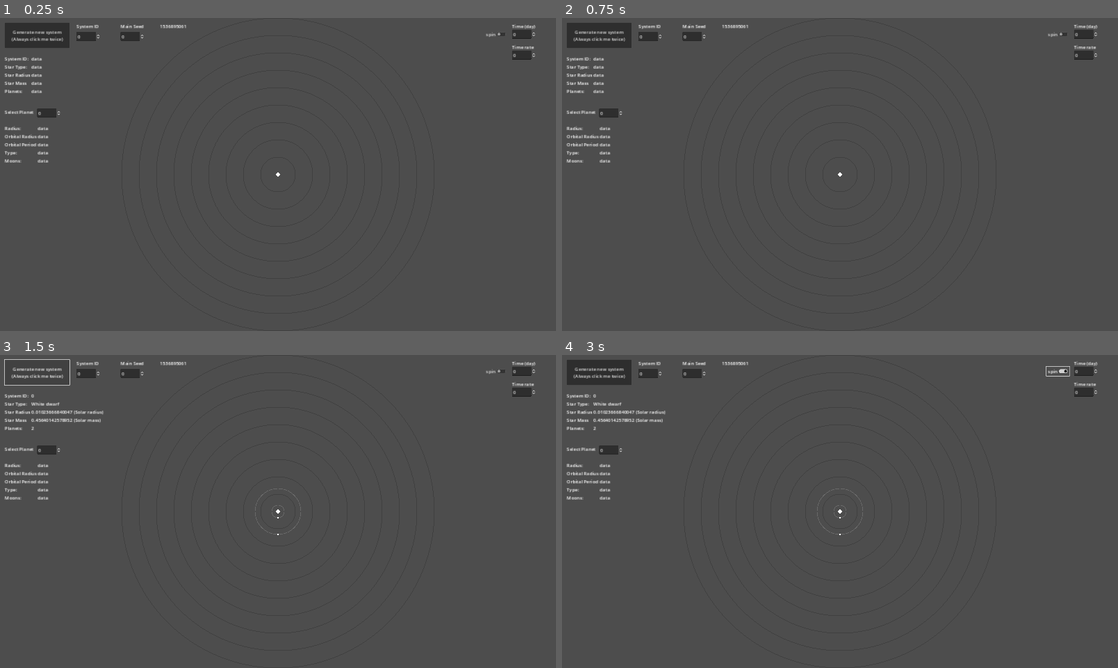
Above: before the commit, frames 1-4 (two rows, left to right).
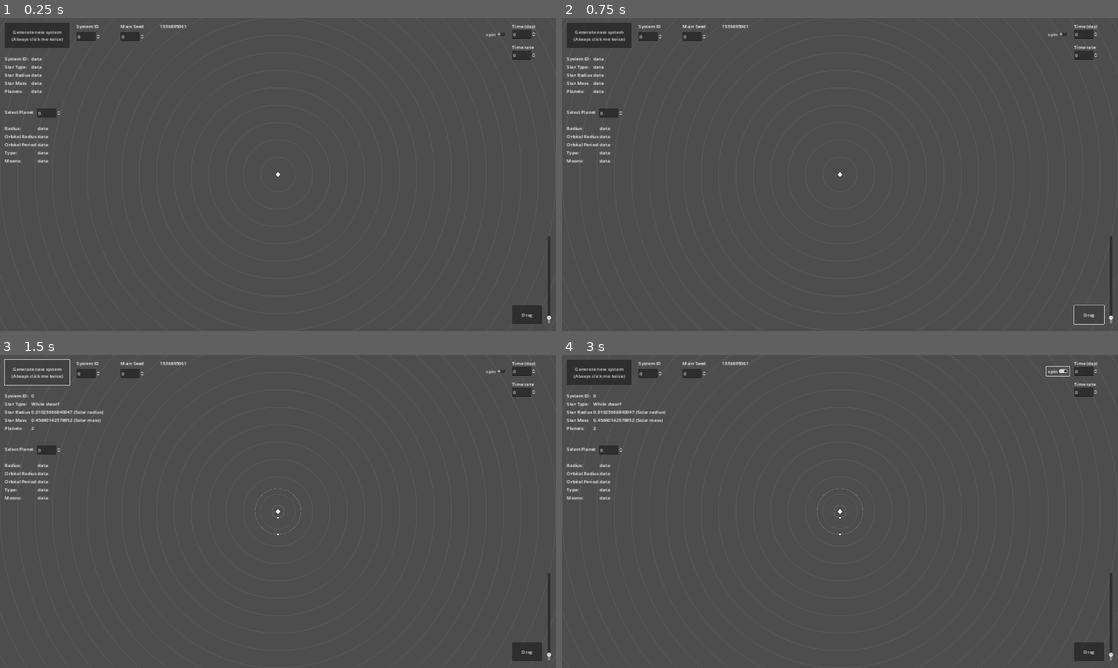
Above: after the commit, the same moments.

Repository: supereason333/untitled-space-game
Game: Godot game, scene res://dev/2nd_system_generation_map.tscn
Two runs of this game, one before a commit and one after it. Both use one fixed random seed, a clock stepped at 60 frames per second and the inputs below. This scene is started directly instead of the project's main scene.
Inputs (mouse positions are in pixels of both pictures, inside the frame that each line leads up to):
- Up to frame 1 (0.25 s): no input
- Up to frame 2 (0.75 s): click (1090, 315) at 0.5 s, where only the run after the commit has a clickable "Drag"
- Up to frame 3 (1.5 s): click "Generate new system (Always c…" at 1.25 s
- Up to frame 4 (3 s): click "Generate new system (Always c…" at 2 s; click "spin" at 2.75 s

The runs differ from the first frame. In frame 1, 2.2% of the frame differs, in the area x 21-100%, y 0-100%; in frame 2, 2.0%; in frame 3, 2.2%; in frame 4, 2.2%.

Commit message:
Drag and zoom in system map

Diff:
--- a/dev/2nd_system_generation_map.gd
+++ b/dev/2nd_system_generation_map.gd
@@ -4,6 +4,9 @@
 @onready var result_system := $ResultSystem
 @onready var time_selector := $GUI/TimeSelect
 
+var zoom_scale := Vector2(1, 1)
+var centre := Vector2(0, 0)
+var panning := false
 var system
 var orbit_radius_scale := 30
 
@@ -14,7 +17,7 @@
 
 # Called every frame. 'delta' is the elapsed time since the previous frame.
 func _process(delta):
-	if delta > 0.0095: print_debug(delta)
+	if delta > 0.01: print_debug(delta)
 	if $GUI/DoSpin.button_pressed:
 		time_selector.value += $GUI/TimeRateSelect.value
 
@@ -43,16 +46,16 @@
 
 
 func _draw():
-	for i in 10:
-		draw_arc(Vector2(0, 0), i * 2 * orbit_radius_scale, 0, 360, 360, Color(0.25, 0.25, 0.25))
-	draw_circle(Vector2(0, 0), 7, Color.WHITE)
+	for i in 20:
+		draw_arc(centre, i * orbit_radius_scale * zoom_scale.x * 2, 0, 360, 360, Color(0.35, 0.35, 0.35))
+	draw_circle(centre, 7, Color.WHITE)
 	if system:
 		system = result_system.get_child(0)
 		for node in system.get_children():
 			var rads = 2 * PI * (time_selector.value / (node.orbital_period / 86400))
 			var pos = Vector2(node.orbital_radius * orbit_radius_scale * sin(rads), node.orbital_radius * orbit_radius_scale * cos(rads))
-			draw_arc(Vector2(0, 0), node.orbital_radius * orbit_radius_scale, 0, 360, 360, Color.DIM_GRAY, 2)
-			draw_circle(pos, 3, Color.WHITE)
+			draw_arc(centre, node.orbital_radius * orbit_radius_scale * zoom_scale.x, 0, 360, 360, Color.DIM_GRAY, 2)
+			draw_circle(pos * zoom_scale + centre, 3, Color.WHITE)
 
 
 func _on_planet_select_value_changed(value):
@@ -66,5 +69,25 @@
 		$GUI/PlanetLabels/DataLabels/Moons.text = str(planet.moons)
 
 
+func _unhandled_input(event):
+	if event is InputEventMouseMotion:
+		if panning:
+			centre += event.relative
+			queue_redraw()
+
+
 func _on_time_select_value_changed(value):
 	queue_redraw()
+
+
+func _on_zoom_slider_value_changed(value):
+	zoom_scale = Vector2(value, value)
+	queue_redraw()
+
+
+func _on_button_button_down():
+	panning = true
+
+
+func _on_button_button_up():
+	panning = false
--- a/dev/2nd_system_generation_map.tscn
+++ b/dev/2nd_system_generation_map.tscn
@@ -211,8 +211,29 @@
 offset_bottom = 42.0
 text = "seed?"
 
+[node name="ZoomSlider" type="VSlider" parent="GUI"]
+offset_left = 1888.0
+offset_top = 752.0
+offset_right = 1904.0
+offset_bottom = 1056.0
+min_value = 0.1
+max_value = 20.0
+step = 0.1
+value = 1.0
+
+[node name="Button" type="Button" parent="GUI"]
+offset_left = 1768.0
+offset_top = 992.0
+offset_right = 1872.0
+offset_bottom = 1056.0
+keep_pressed_outside = true
+text = "Drag"
+
 [connection signal="value_changed" from="GUI/SeedSpinBox" to="." method="_on_seed_spin_box_value_changed"]
 [connection signal="pressed" from="GUI/GenerateButton" to="." method="_on_generate_button_pressed"]
 [connection signal="value_changed" from="GUI/PlanetSelect" to="." method="_on_planet_select_value_changed"]
 [connection signal="value_changed" from="GUI/TimeSelect" to="." method="_on_time_select_value_changed"]
 [connection signal="value_changed" from="GUI/TimeRateSelect" to="." method="_on_time_select_value_changed"]
+[connection signal="value_changed" from="GUI/ZoomSlider" to="." method="_on_zoom_slider_value_changed"]
+[connection signal="button_down" from="GUI/Button" to="." method="_on_button_button_down"]
+[connection signal="button_up" from="GUI/Button" to="." method="_on_button_button_up"]
